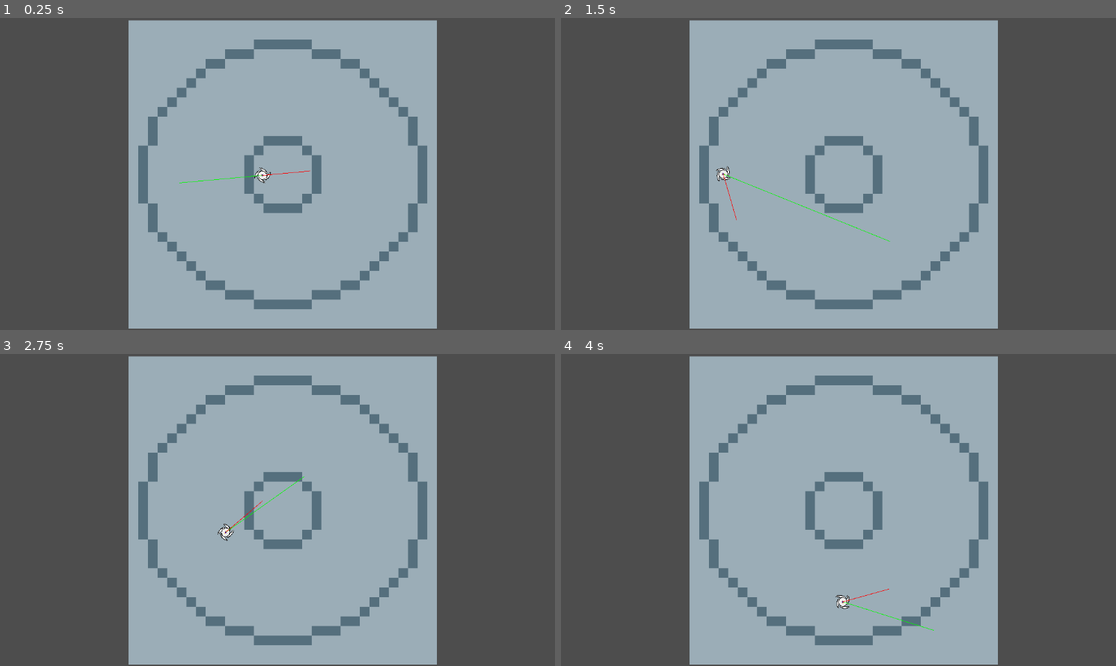
Above: before the commit, frames 1-4 (two rows, left to right).
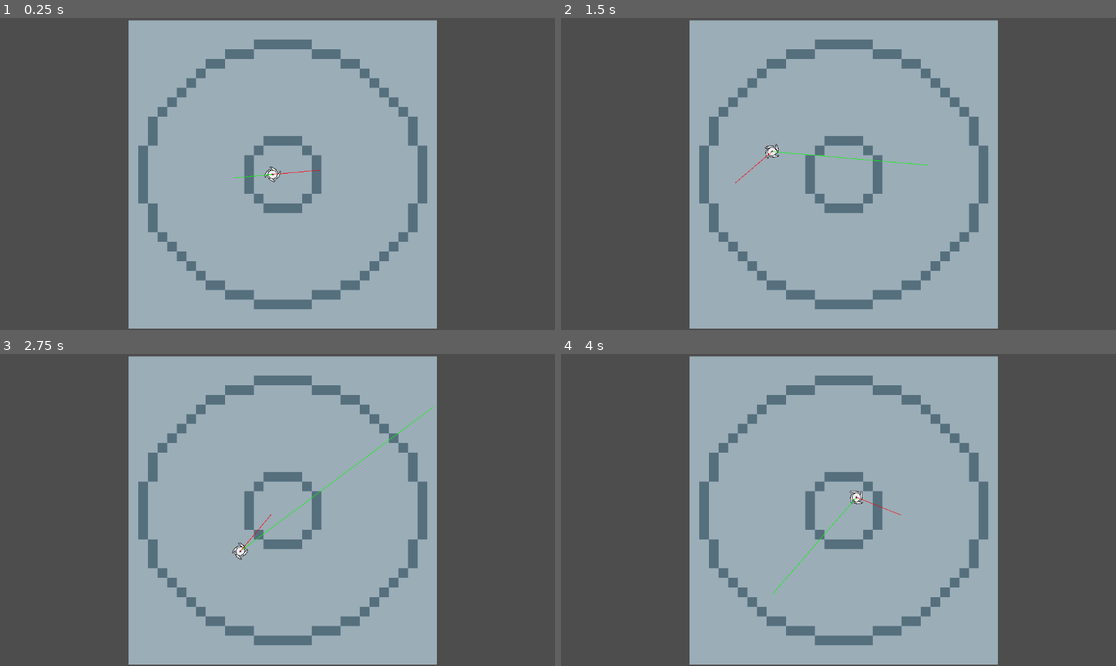
Above: after the commit, the same moments.

Repository: pablopenna/banebabe
Game: Godot game, scene res://scenes/main.tscn
The game is run twice, just before and just after one commit, with the same random seed, the same clock (stepped at 60 frames per second) and the same inputs.
Inputs (mouse positions are in pixels of both pictures, inside the frame that each line leads up to):
- Up to frame 1 (0.25 s): no input
- Up to frame 2 (1.5 s): move the mouse to (960, 158) at 0.52 s; hold Space (player_accelerate, bound only after the commit) 0.53-1.28 s; move the mouse to (727, 189) at 1.27 s
- Up to frame 3 (2.75 s): move the mouse to (333, 441) at 2.02 s; hold Space (player_accelerate, bound only after the commit) from 2.03 s (still down)
- Up to frame 4 (4 s): move the mouse to (810, 572) at 2.77 s; move the mouse to (1005, 556) at 3.52 s; release Space (player_accelerate, bound only after the commit) at 3.53 s

The runs differ from the first frame. In frame 1, 0.2% of the frame differs, in the area x 32-58%, y 47-54%; in frame 2, 0.4%; in frame 3, 0.4%, in the area x 39-79%, y 16-66%; in frame 4, 0.3%.

Commit message:
implement acceleration

Diff:
--- a/project.godot
+++ b/project.godot
@@ -15,6 +15,14 @@
 config/features=PackedStringArray("4.3", "GL Compatibility")
 config/icon="res://icon.svg"
 
+[input]
+
+player_accelerate={
+"deadzone": 0.5,
+"events": [Object(InputEventKey,"resource_local_to_scene":false,"resource_name":"","device":-1,"window_id":0,"alt_pressed":false,"shift_pressed":false,"ctrl_pressed":false,"meta_pressed":false,"pressed":false,"keycode":0,"physical_keycode":32,"key_label":0,"unicode":32,"location":0,"echo":false,"script":null)
+]
+}
+
 [rendering]
 
 textures/canvas_textures/default_texture_filter=0
--- a/scenes/banebabe/banebabe.gd
+++ b/scenes/banebabe/banebabe.gd
@@ -1,9 +1,16 @@
 class_name Banebabe extends CharacterBody2D
 
-@export_range(50, 300)
-var move_speed := 100
-@export_range(1, 5)
-var steering_speed := 2.0
+var min_move_speed := 100.0
+var max_move_speed := 600.0
+var acceleration_speed := 2.0
+var deceleration_speed := 2.0
+@onready
+var move_speed := min_move_speed
+
+var min_speed_steering_speed := 6.0
+var max_speed_steering_speed := 1.0
+@onready
+var steering_speed := min_speed_steering_speed
 
 signal collided
 
@@ -24,5 +31,17 @@
 
 	move_and_collide(velocity * delta, false)
 
+func _process_speed(delta: float) -> void:
+	if Input.is_action_pressed("player_accelerate"):
+		move_speed = lerpf(move_speed, max_move_speed, acceleration_speed * delta)
+		steering_speed = lerpf(steering_speed, max_speed_steering_speed, acceleration_speed * delta)
+	else:
+		move_speed = lerpf(move_speed, min_move_speed, deceleration_speed * delta)
+		steering_speed = lerp(steering_speed, min_speed_steering_speed, deceleration_speed * delta)
+
+	move_speed = clampf(move_speed, min_move_speed, max_move_speed)
+	steering_speed = clampf(steering_speed, max_speed_steering_speed, min_speed_steering_speed)
+
 func _physics_process(delta: float) -> void:
+	_process_speed(delta)
 	_process_movement(delta)
--- a/scenes/banebabe/banebabe.tscn
+++ b/scenes/banebabe/banebabe.tscn
@@ -14,8 +14,6 @@
 motion_mode = 1
 wall_min_slide_angle = 0.0
 script = ExtResource("1_ld43e")
-move_speed = 200
-steering_speed = 4.0
 
 [node name="Sprite2D" type="Sprite2D" parent="."]
 texture = ExtResource("1_bq1d8")
